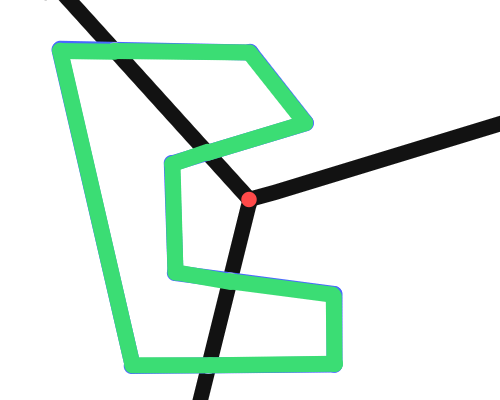
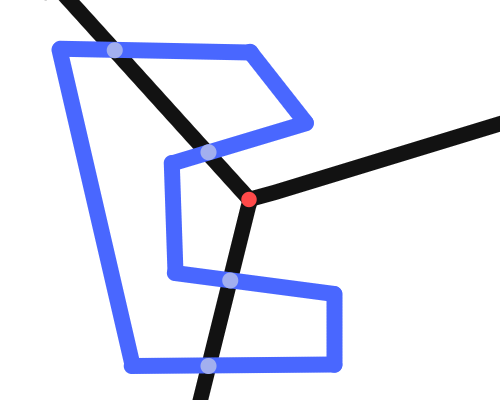
Layers edited between the first and the second 500 x 400 image:
pixels changed over [52, 42, 343, 374] (layer not identified)
